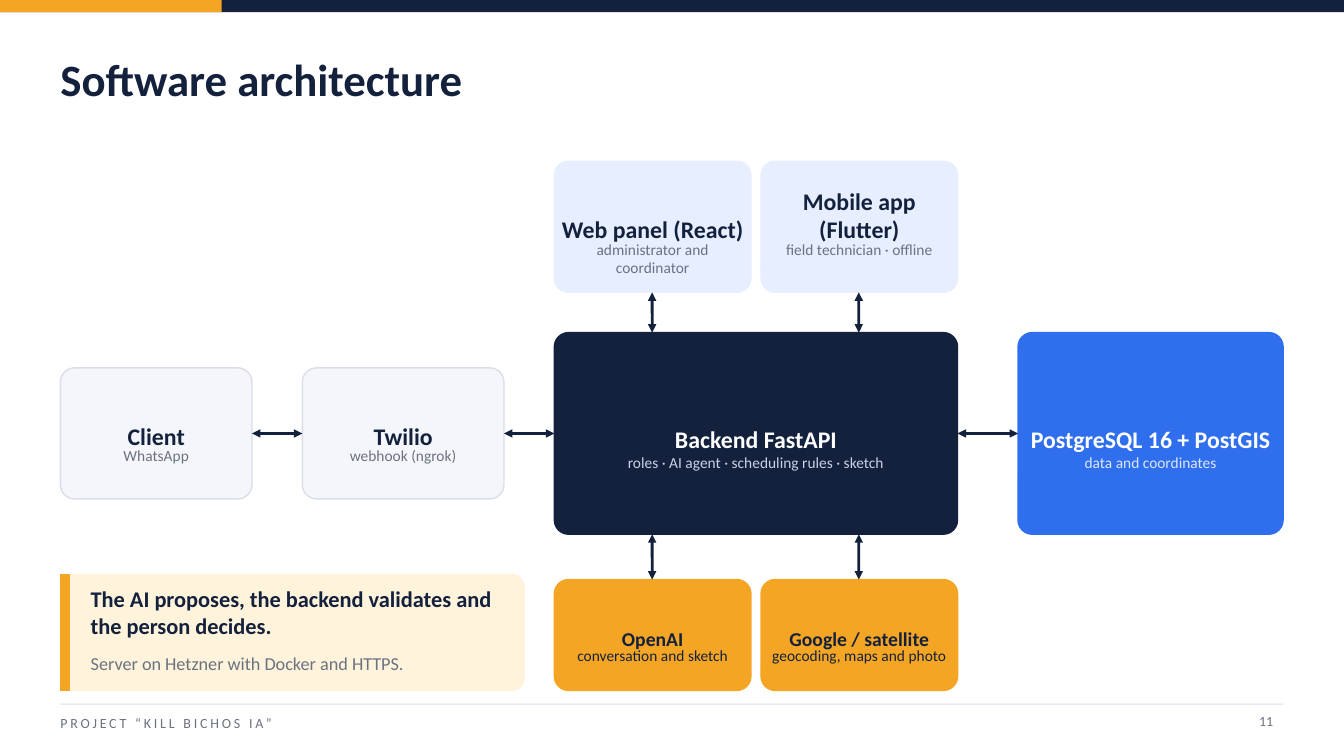
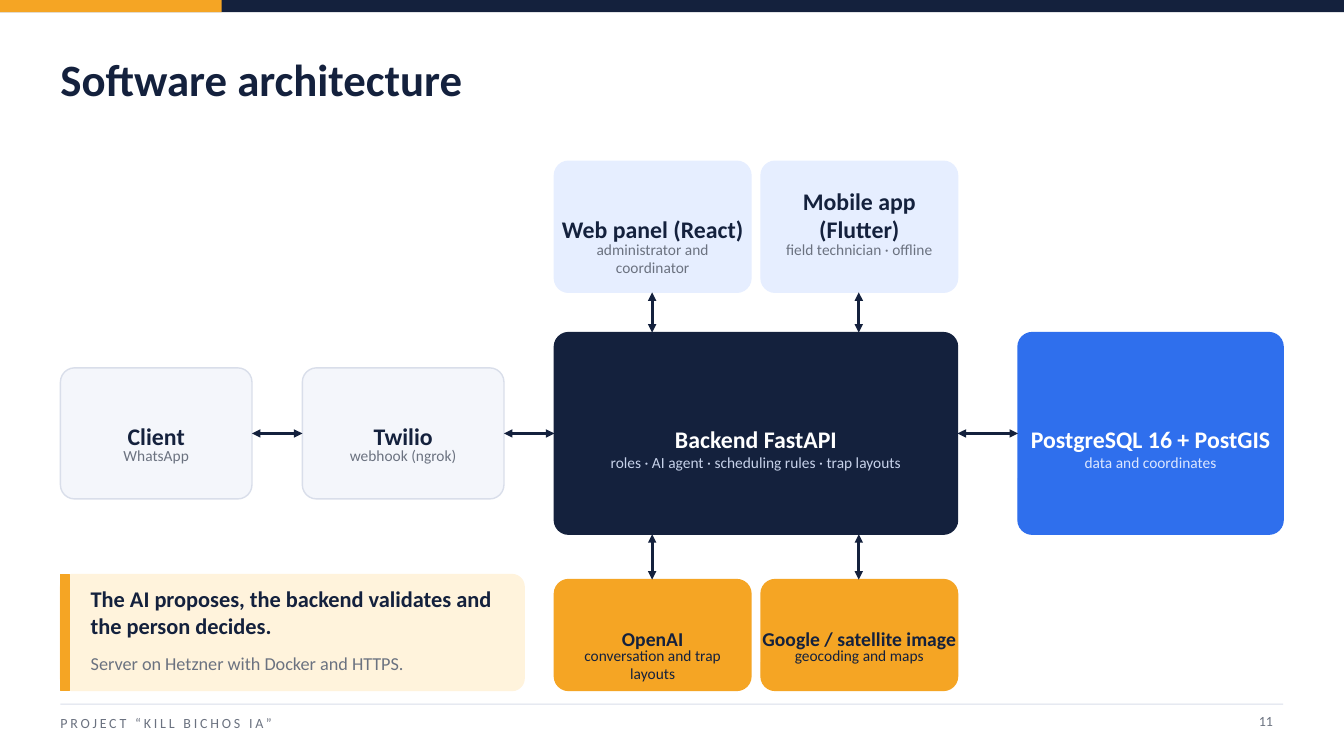
Before and after one commit to j4vierlb/PROYECTO-TESIS-, a slide deck: slide 11 of Fase 3/Evidencias Grupales/Presentación Final del proyecto (Inglés).pptx. Drawn at 1344x756 pixels with LibreOffice and Linux fonts; fonts in the diff are those of the drawing; background and template pictures are left out. Boxes give left, top, right and bottom in pixels: in the first picture for what was removed or moved away, otherwise in the second. Text is boxed around its words. In the diff, an @@ line names an element or a change of style, - is before the commit and + after.

```diff
--- a/Fase 3/Evidencias Grupales/Presentación Final del proyecto (Inglés).pptx
+++ b/Fase 3/Evidencias Grupales/Presentación Final del proyecto (Inglés).pptx
@@ text at [611, 457, 901, 471]: text changed @@
-roles · AI agent · scheduling rules · sketch
+roles · AI agent · scheduling rules · trap layouts
@@ text at [584, 648, 721, 682]: text changed @@
-conversation and sketch
+conversation and trap layouts
@@ text at [762, 632, 955, 652]: text changed @@
-Google / satellite
+Google / satellite image
@@ text at [795, 648, 924, 664]: text changed @@
-geocoding, maps and photo
+geocoding and maps
```
Also in this commit, not shown: 17 other slides changed, 3 other files.
